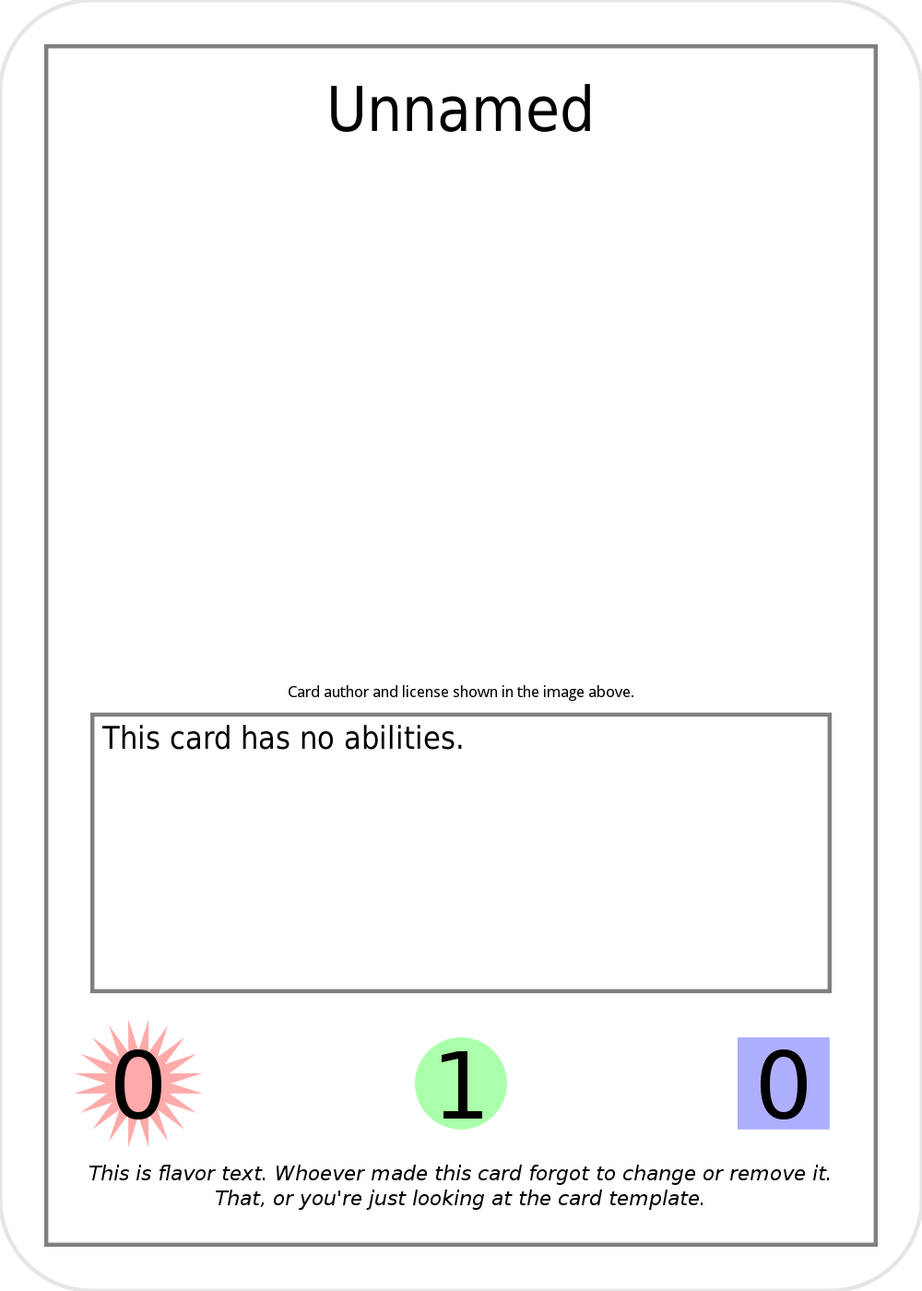
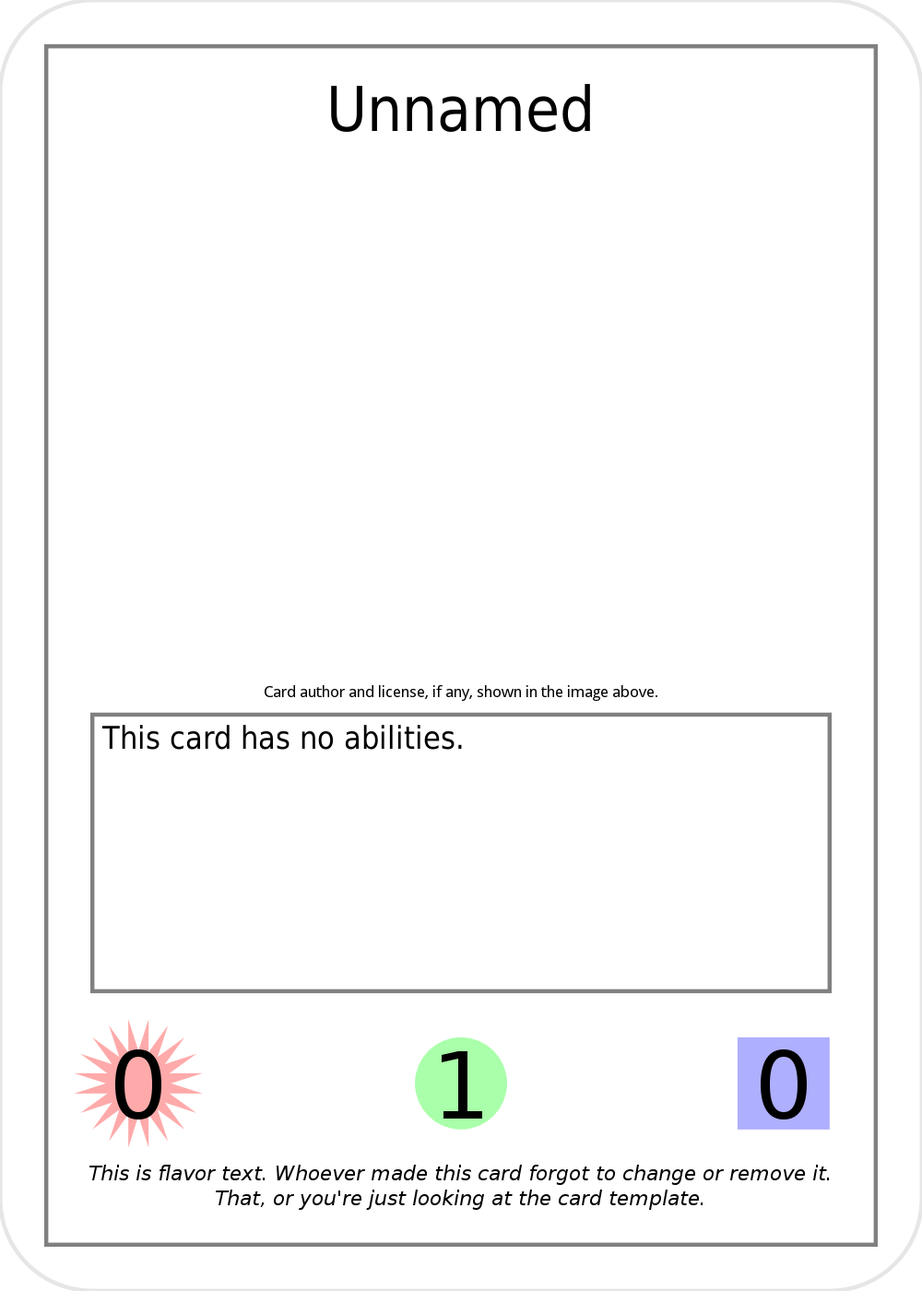
Two versions of the same layered image (922 x 1291). Layer-by-layer changes:
painted on "Card License" over [264, 685, 658, 702]
